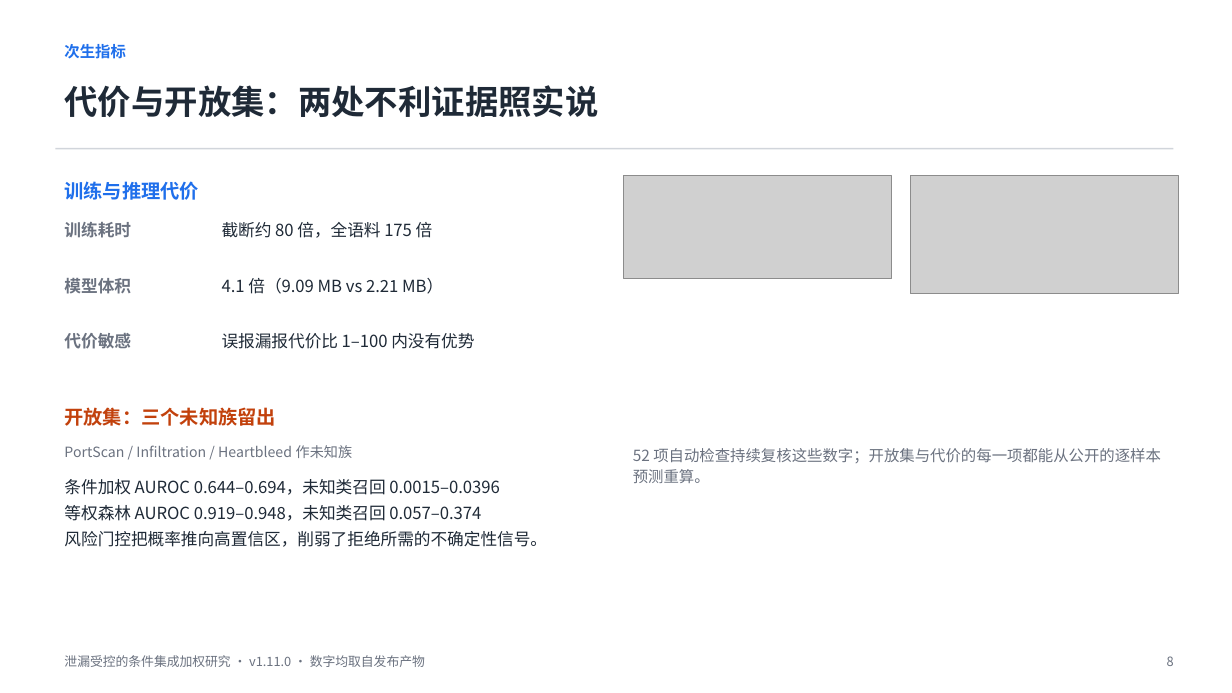
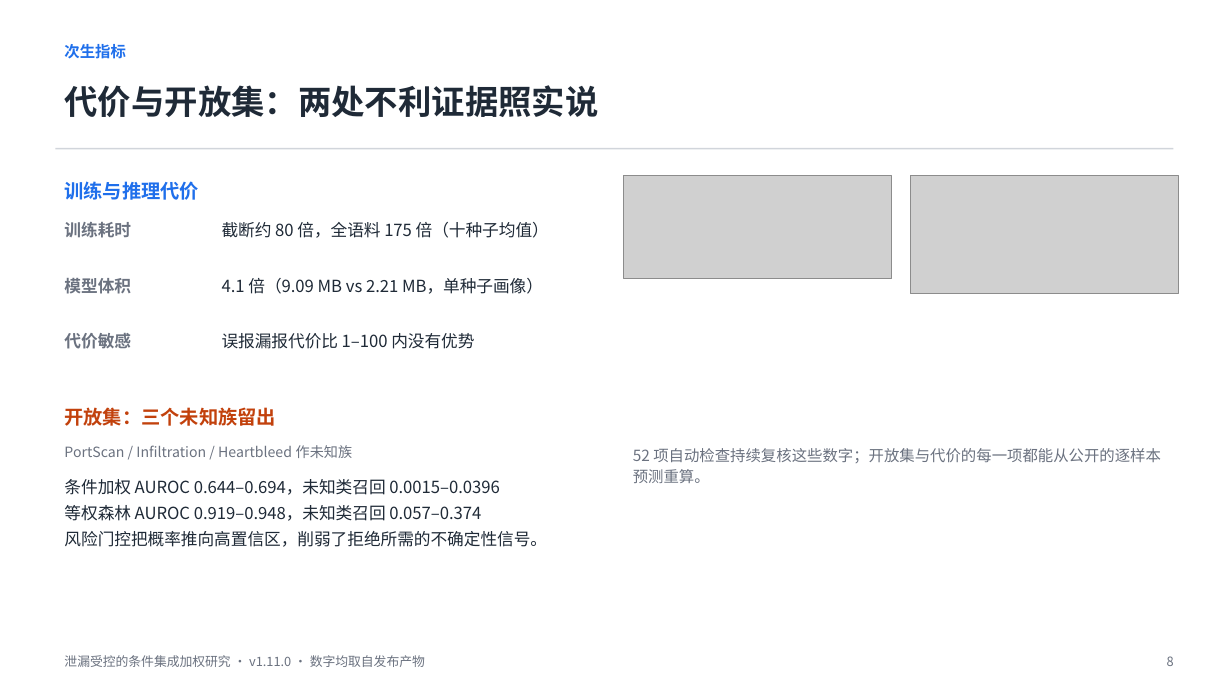
Before and after one commit to linran-muxue/leakage-controlled-nids-study, a slide deck: slide 8 of 重构版论文_v4_20260915/汇报用_论文介绍.pptx. Drawn at 1232x693 pixels with LibreOffice and Linux fonts; fonts in the diff are those of the drawing; grey boxes stand for pictures. Boxes give left, top, right and bottom in pixels: in the first picture for what was removed or moved away, otherwise in the second. Text is boxed around its words. In the diff, an @@ line names an element or a change of style, - is before the commit and + after.

```diff
--- a/重构版论文_v4_20260915/汇报用_论文介绍.pptx
+++ b/重构版论文_v4_20260915/汇报用_论文介绍.pptx
@@ text at [222, 222, 549, 238]: text changed @@
-截断约 80 倍，全语料 175 倍
+截断约 80 倍，全语料 175 倍（十种子均值）
@@ text at [222, 278, 543, 294]: text changed @@
-4.1 倍（9.09 MB vs 2.21 MB）
+4.1 倍（9.09 MB vs 2.21 MB，单种子画像）
```
Also in this commit, not shown: 2 other slides changed, 28 other files.
